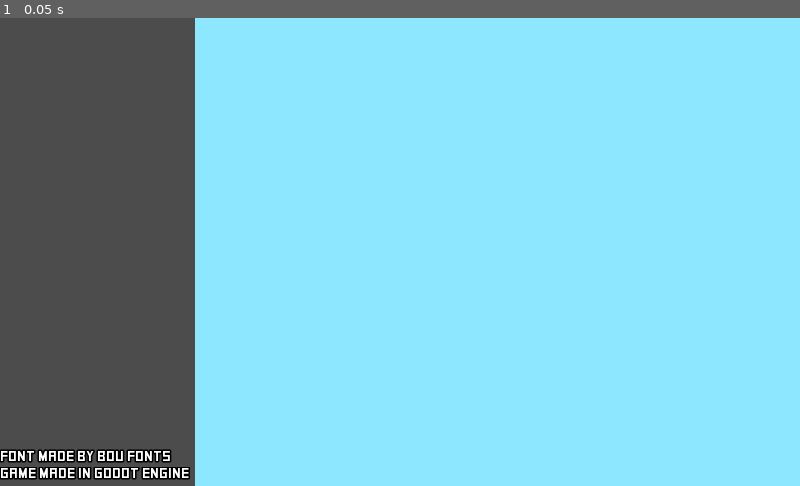
Above: before the commit, frame 1.
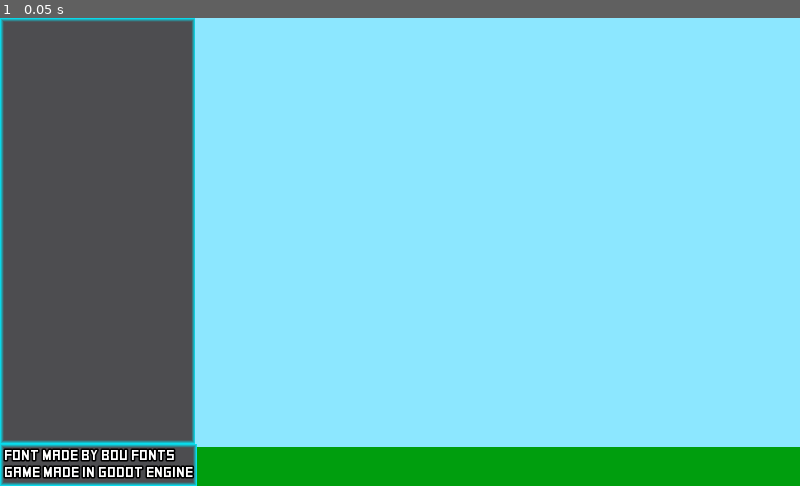
Above: after the commit, the same moment.

Repository: the-alex-g/CornerstoneCompo2022
Game: Godot game, scene res://Main.tscn
Same seed, same stepped clock (60 frames per second), same inputs: the game is played once before the commit and once after it.
Inputs:
- Up to frame 1 (0.05 s): no input

The runs differ from the first frame. In frame 1, 8.8% of the frame differs, in the area x 0-100%, y 0-100%.

Commit message:
Make things a little prettier

Diff:
--- /dev/null
+++ b/project/DisplayStyle.tres
@@ -0,0 +1,10 @@
+[gd_resource type="StyleBoxFlat" format=2]
+
+[resource]
+bg_color = Color( 0.301961, 0.301961, 0.313726, 1 )
+border_width_left = 5
+border_width_top = 5
+border_width_right = 5
+border_width_bottom = 5
+border_color = Color( 0, 0.929412, 1, 1 )
+border_blend = true
--- a/project/Main.gd
+++ b/project/Main.gd
@@ -85,7 +85,6 @@
 			final += "!"
 		elif c != "]":
 			final += c
-	print(final)
 
 	_all_words = final + _all_words
 	_word_being_typed = ""
--- a/project/Main.tscn
+++ b/project/Main.tscn
@@ -1,7 +1,8 @@
-[gd_scene load_steps=3 format=2]
+[gd_scene load_steps=4 format=2]
 
 [ext_resource path="res://Main.gd" type="Script" id=1]
 [ext_resource path="res://theme.tres" type="Theme" id=2]
+[ext_resource path="res://DisplayStyle.tres" type="StyleBox" id=3]
 
 [node name="Main" type="Control"]
 anchor_right = 1.0
@@ -31,10 +32,21 @@
 "_edit_use_anchors_": false
 }
 
+[node name="Ground" type="ColorRect" parent="CityContainer"]
+anchor_top = 1.0
+anchor_right = 1.0
+anchor_bottom = 1.0
+margin_top = -50.0
+color = Color( 0, 0.619608, 0.054902, 1 )
+__meta__ = {
+"_edit_use_anchors_": false
+}
+
 [node name="Background" type="Label" parent="CityContainer"]
 modulate = Color( 0.282353, 0.282353, 0.282353, 1 )
 anchor_right = 1.0
 anchor_bottom = 1.0
+margin_bottom = -50.0
 valign = 2
 __meta__ = {
 "_edit_use_anchors_": false
@@ -44,11 +56,13 @@
 modulate = Color( 0.482353, 0.482353, 0.482353, 1 )
 anchor_right = 1.0
 anchor_bottom = 1.0
+margin_bottom = -50.0
 valign = 2
 
 [node name="Foreground" type="Label" parent="CityContainer"]
 anchor_right = 1.0
 anchor_bottom = 1.0
+margin_bottom = -50.0
 valign = 2
 __meta__ = {
 "_edit_use_anchors_": false
@@ -60,8 +74,9 @@
 anchor_right = 0.5
 anchor_bottom = 1.0
 margin_left = -20.0
-margin_top = -14.0
+margin_top = -35.0
 margin_right = 20.0
+margin_bottom = -15.0
 grow_horizontal = 2
 grow_vertical = 2
 align = 1
@@ -70,6 +85,8 @@
 anchor_bottom = 1.0
 margin_right = 250.0
 margin_bottom = -54.0
+custom_styles/focus = ExtResource( 3 )
+custom_styles/normal = ExtResource( 3 )
 __meta__ = {
 "_edit_use_anchors_": false
 }
@@ -77,10 +94,14 @@
 [node name="Credits" type="Label" parent="."]
 anchor_top = 1.0
 anchor_bottom = 1.0
-margin_top = -47.0
-margin_right = 256.0
+margin_top = -54.0
+margin_right = 250.0
+custom_styles/normal = ExtResource( 3 )
 text = "Font made by Bou Fonts
 Game made in Godot Engine"
+__meta__ = {
+"_edit_use_anchors_": false
+}
 
 [node name="AdvanceStringTimer" type="Timer" parent="."]
 wait_time = 0.4
